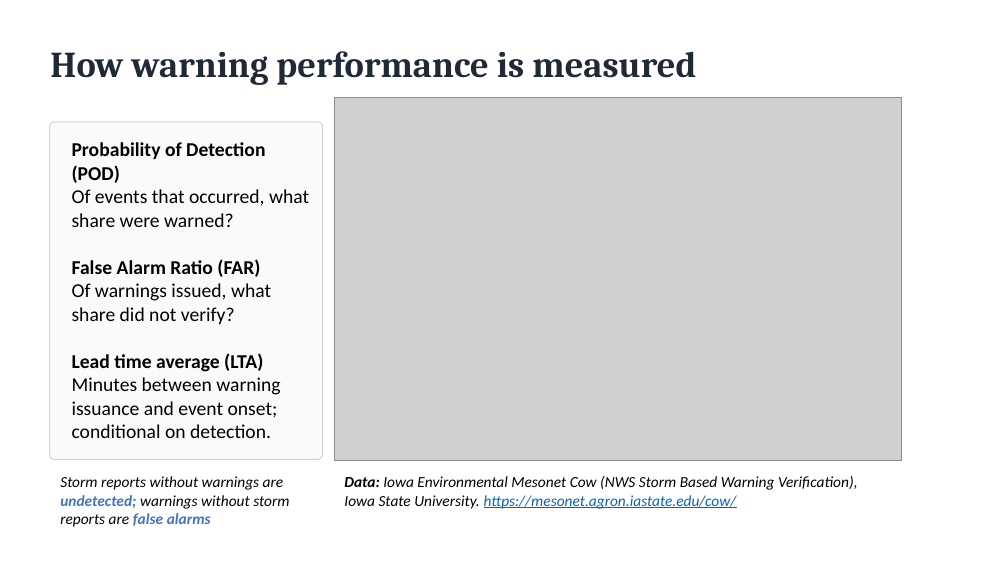
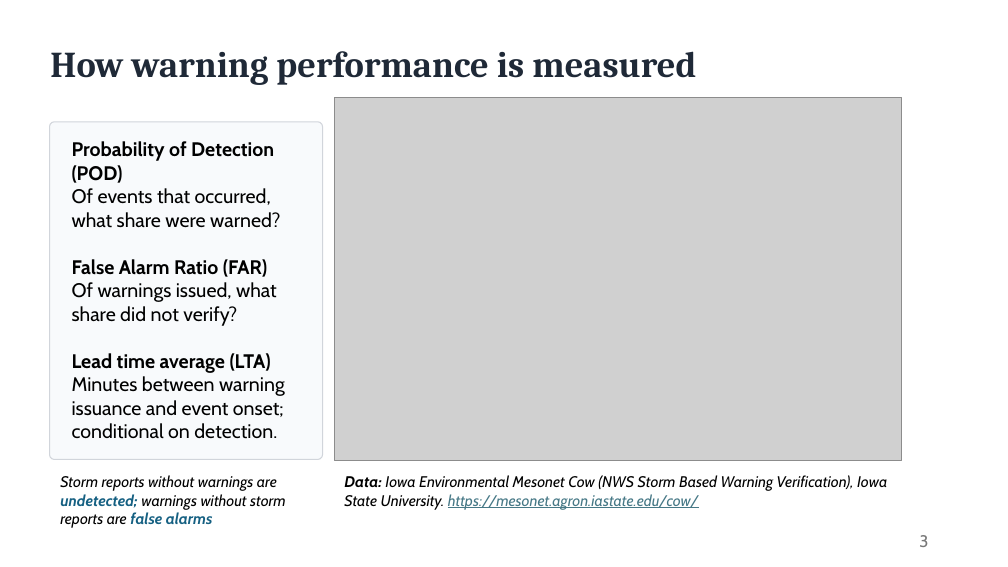
Before and after one commit to craig-rudman/MSDS692, a slide deck: slide 3 of report/MSDS692 Practicum I Craig Rudman.pptx. Drawn at 1008x567 pixels with LibreOffice and Linux fonts; fonts in the diff are those of the drawing; grey boxes stand for pictures. Boxes give left, top, right and bottom in pixels: in the first picture for what was removed or moved away, otherwise in the second. Text is boxed around its words. In the diff, an @@ line names an element or a change of style, - is before the commit and + after.

```diff
--- a/report/MSDS692 Practicum I Craig Rudman.pptx
+++ b/report/MSDS692 Practicum I Craig Rudman.pptx
@@ text "Probability of Detection (POD)" at (x1=72, y1=141, x2=285, y2=439): font Calibri to Cabin @@
@@ text "Storm reports without warnings are ..." at (x1=60, y1=475, x2=286, y2=528): font Calibri to Cabin; text colour #4472C4 to #156082 in "undetected; false alarms" @@
@@ text "Data: Iowa Environmental Mesonet Cow ..." at (x1=344, y1=475, x2=887, y2=510): font Calibri to Cabin; text colour #0563C1 to #467886 in "https://mesonet.agron.iastate.edu/cow/" @@
@@ page number added at (x1=919, y1=535, x2=928, y2=547), 12 pt, text #797979 @@
+3
```
Also in this commit, not shown: 13 other slides changed, 1 other file.
